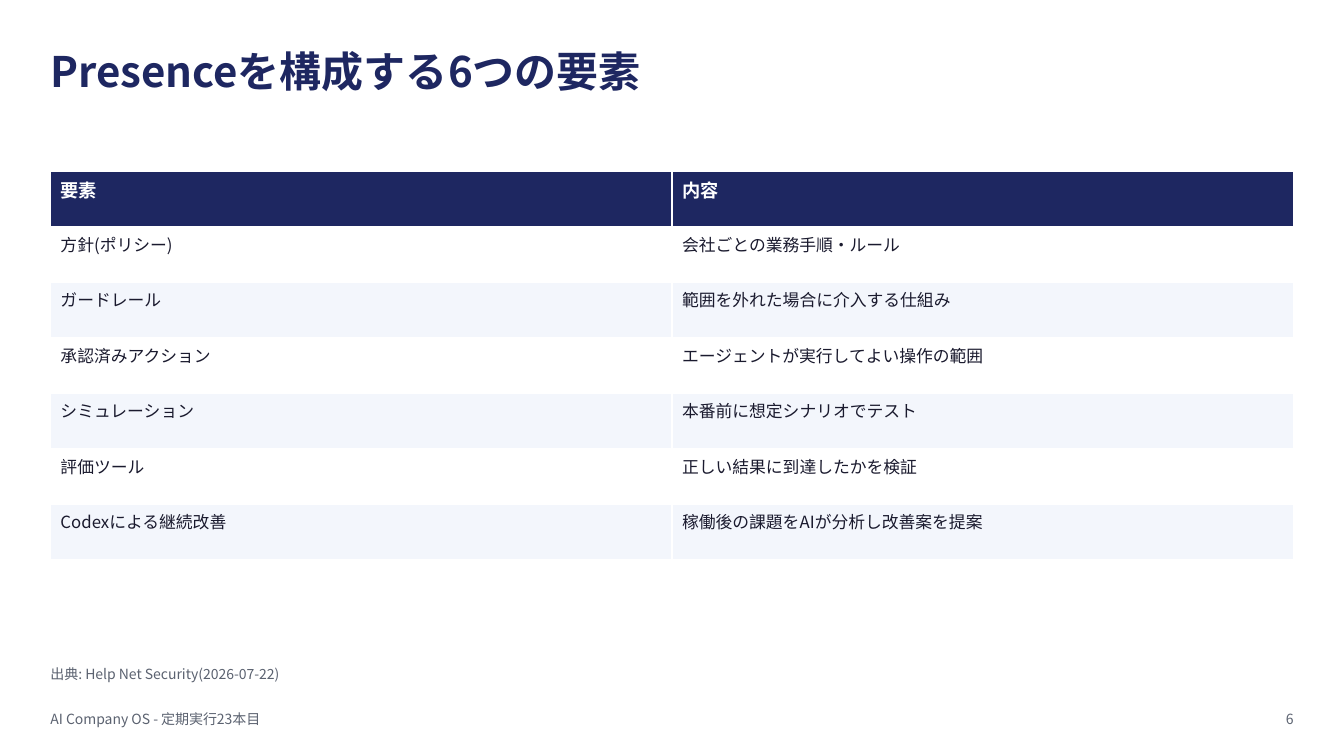
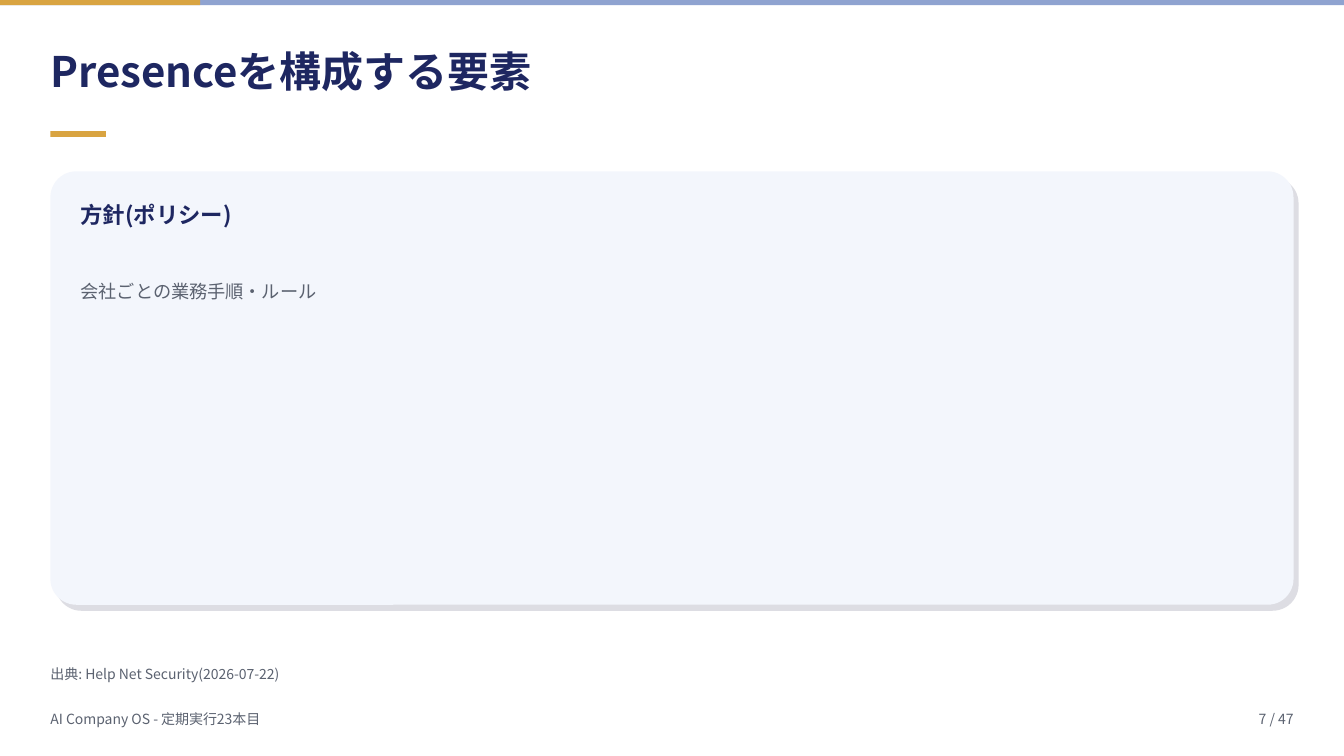
Before and after one commit to mako0120/llm-travel-mvp, a slide deck: slide 7 of ai-company-os/assets/2026-07-23_openai-presence-agent-platform/deck.pptx (slide 6 before the commit). Drawn at 1344x756 pixels with LibreOffice and Linux fonts; fonts in the diff are those of the drawing. Boxes give left, top, right and bottom in pixels: in the first picture for what was removed or moved away, otherwise in the second. Text is boxed around its words. In the diff, an @@ line names an element or a change of style, - is before the commit and + after.

```diff
--- a/ai-company-os/assets/2026-07-23_openai-presence-agent-platform/deck.pptx
+++ b/ai-company-os/assets/2026-07-23_openai-presence-agent-platform/deck.pptx
@@ rectangle added at (x1=0, y1=0, x2=1344, y2=5), fill #8FA3D0 @@
@@ rectangle added at (x1=0, y1=0, x2=201, y2=5), fill #D9A441 @@
@@ text at (x1=50, y1=51, x2=532, y2=91): text changed @@
-Presenceを構成する6つの要素
+Presenceを構成する要素
@@ rectangle added at (x1=50, y1=131, x2=106, y2=137), fill #D9A441 @@
@@ table removed at (x1=50, y1=171, x2=1295, y2=560), 7 rows, 2 columns @@
-要素 | 内容
-方針(ポリシー) | 会社ごとの業務手順・ルール
-ガードレール | 範囲を外れた場合に介入する仕組み
-承認済みアクション | エージェントが実行してよい操作の範囲
-シミュレーション | 本番前に想定シナリオでテスト
-評価ツール | 正しい結果に到達したかを検証
-Codexによる継続改善 | 稼働後の課題をAIが分析し改善案を提案
@@ rounded rectangle added at (x1=50, y1=171, x2=1294, y2=605), fill #F3F6FC @@
@@ rounded rectangle added at (x1=55, y1=177, x2=1299, y2=611), fill #DDDDE3 @@
@@ text added at (x1=81, y1=203, x2=232, y2=228), 16 pt, text #1E2761, bold @@
+方針(ポリシー)
@@ text added at (x1=81, y1=282, x2=317, y2=300), 13 pt, text #5B6270 @@
+会社ごとの業務手順・ルール
@@ text added at (x1=1259, y1=713, x2=1294, y2=724), 10 pt, text #5B6270 @@
+7 / 47
@@ text removed at (x1=1286, y1=713, x2=1294, y2=724) @@
-6
```
Also in this commit, not shown: 29 other slides changed, 17 slides added, 6 other files.
